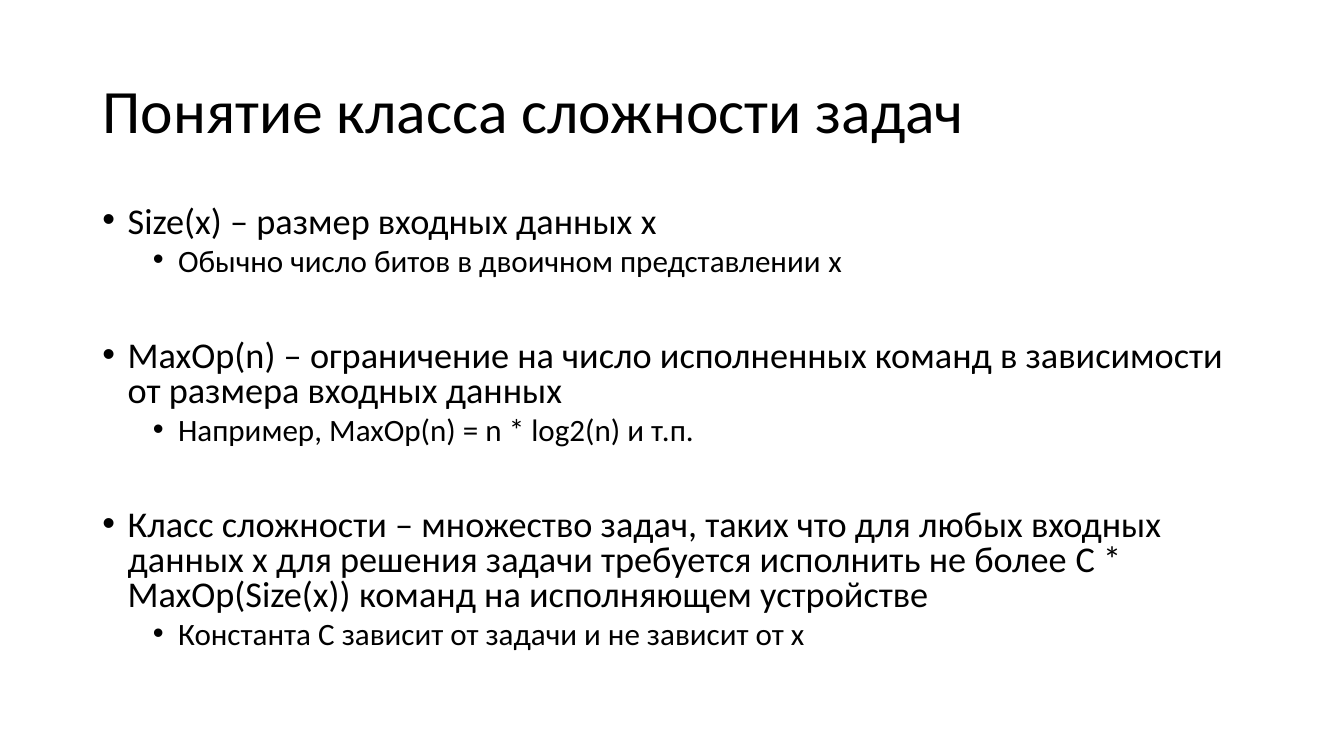
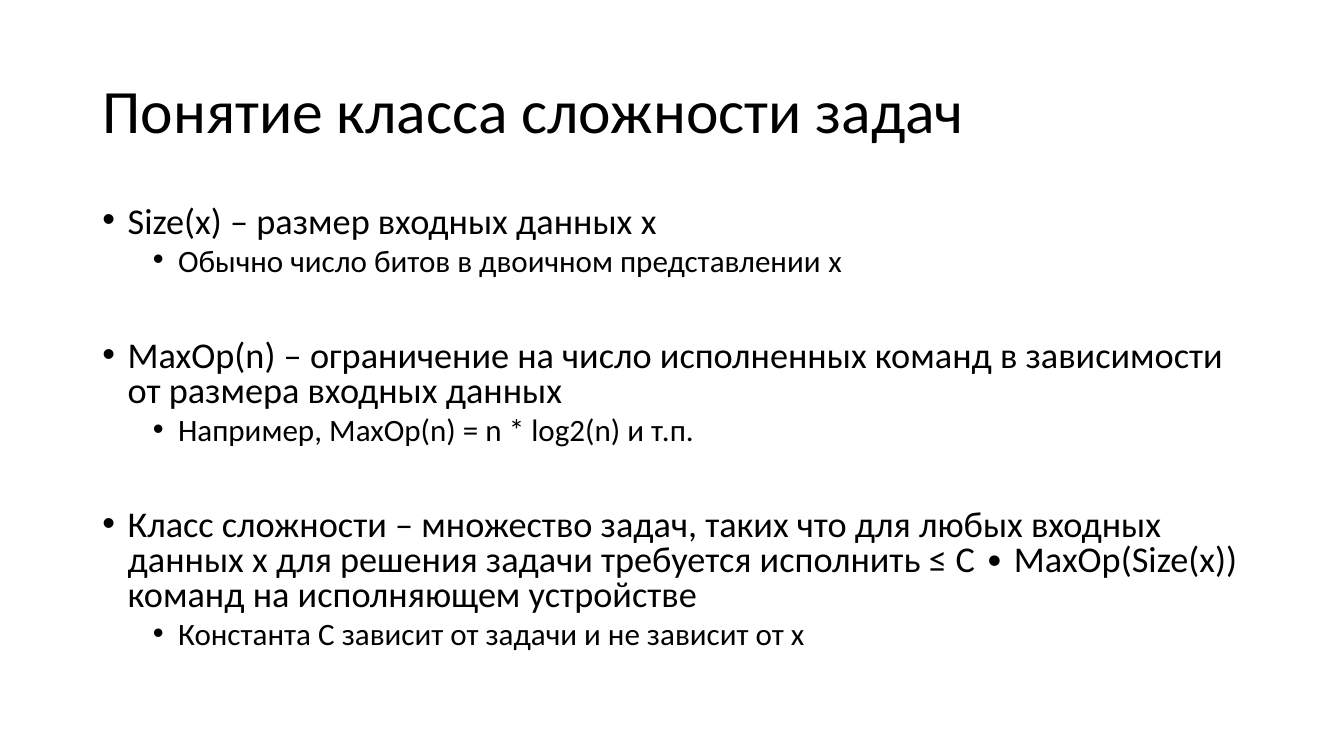
Before and after one commit to Evgueni-Petrov-aka-espetrov/Algorithms-and-Programming-in-C-pptx, a slide deck: slide 5 of 20 Алгоритмы с возвратом.pptx. Drawn at 1344x756 pixels with LibreOffice and Linux fonts; fonts in the diff are those of the drawing. Boxes give left, top, right and bottom in pixels: in the first picture for what was removed or moved away, otherwise in the second. Text is boxed around its words. In the diff, an @@ line names an element or a change of style, - is before the commit and + after.

```diff
--- a/20 Алгоритмы с возвратом.pptx
+++ b/20 Алгоритмы с возвратом.pptx
@@ text at bbox=[128, 512, 1237, 613]: text changed @@
-• Класс сложности – множество задач, таких что для любых входных данных x для решения задачи требуется исполнить не более C * MaxOp(Size(x)) команд на исполняющем устройстве
+• Класс сложности – множество задач, таких что для любых входных данных x для решения задачи требуется исполнить ≤ C ∙ MaxOp(Size(x)) команд на исполняющем устройстве
```
Also in this commit, not shown: 4 other slides changed, 1 slide added, 16 slides removed.
